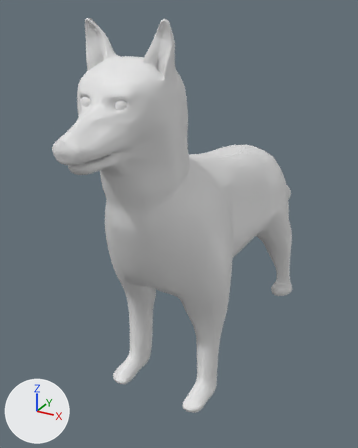
The Blender file German Shepherd Dog.blend, before and after one commit.
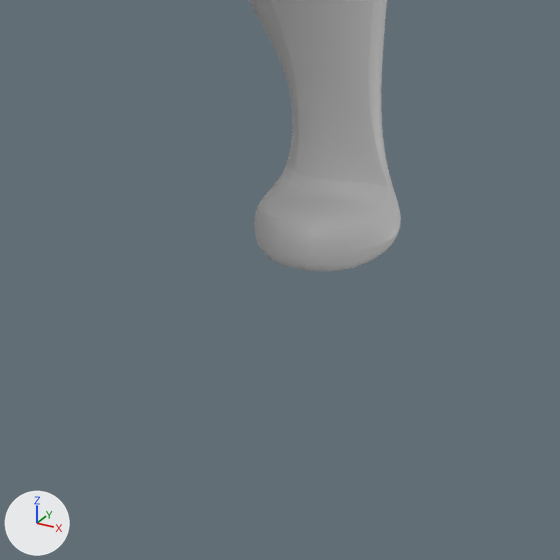
The first picture shows the older version from a 50 mm camera at (4.32, -7.23, 7.51) aimed at (-0.67, 1.84, 2.98). The close-ups show both versions on the part from 66% to 88% of the width and 57% to 75% of the height of that picture; other places that the commit changed are outside them. Arrows for +X, +Y and +Z are at lower left; the lights stay in place.

The first close-up shows 'Dog'.
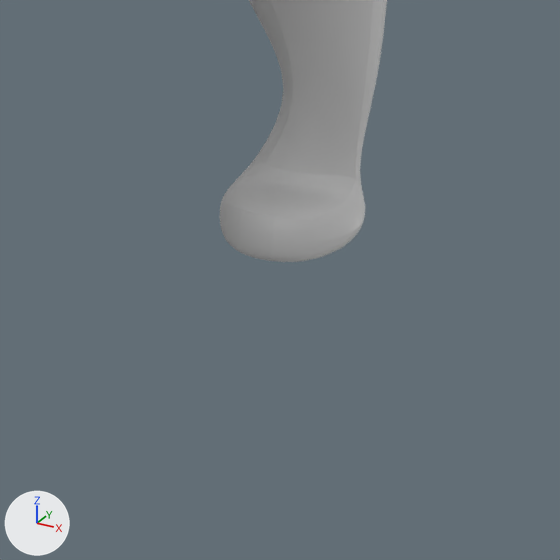
What differs and where, as boxes (x1, y1, x2, y2) in the close-ups (560 x 560 px; the box of a moved part takes in the faces that stretch with it):
'Dog', reshaped: before (249, 0, 401, 271); after (220, 0, 387, 262)
part 1 of me_plane_001, moved or reshaped: before (254, 91, 401, 271); after (220, 89, 375, 262)

Diff of the bpy script that builds the scene:
```diff
--- a/German Shepherd Dog.blend.py
+++ b/German Shepherd Dog.blend.py
@@ me_plane_001 @@
 # used by ob_dog; location = (-0.029, -2.489, 5.592)
-me_plane_001.from_pydata(...)  # 848 vertices, 793 faces; spans x -0.01..1.33, y -0.02..10.11, z -5.6..1.76
+me_plane_001.from_pydata(...)  # 861 vertices, 805 faces; spans x -0.01..1.29, y 0.01..10.11, z -5.6..1.76
+# me_plane_001 part 1
+# 37 vertices in x 0.7..1.33, y 7.06..7.82, z -5.6..-5.3 move by (-0.15, 0.0, 0.0)
+# 6 vertices in x 0.74..1.25, y 7.09..7.66, z -5.45..-5.33 move by (-0.14, 0.0, 0.0)
```
